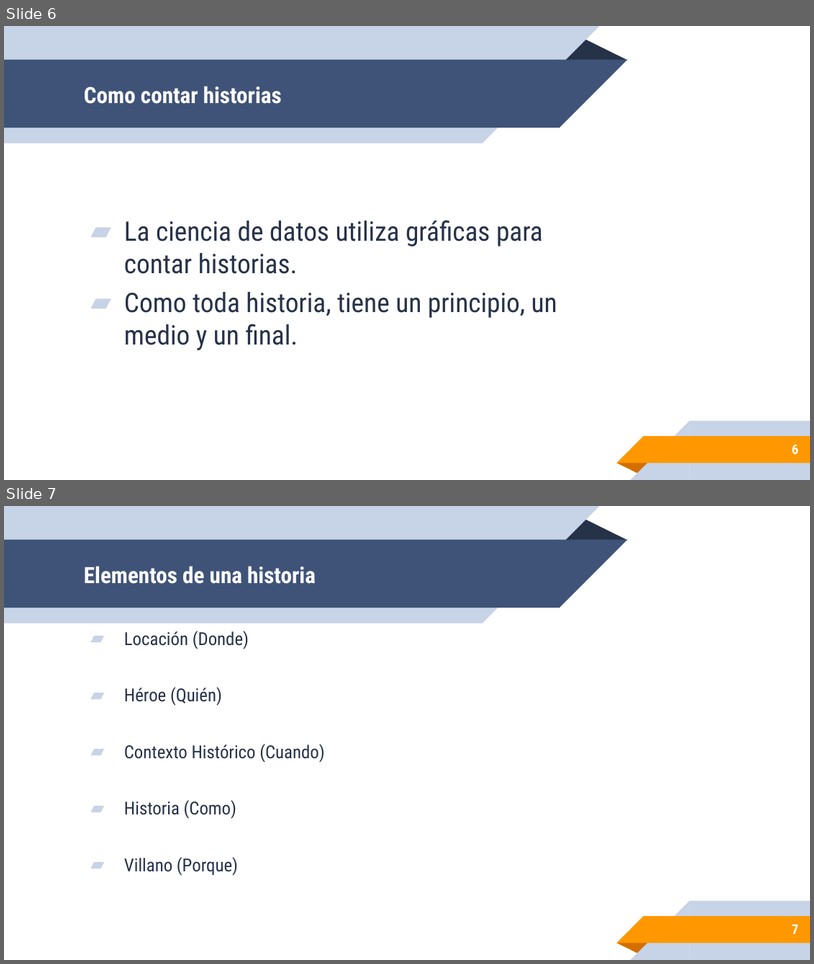
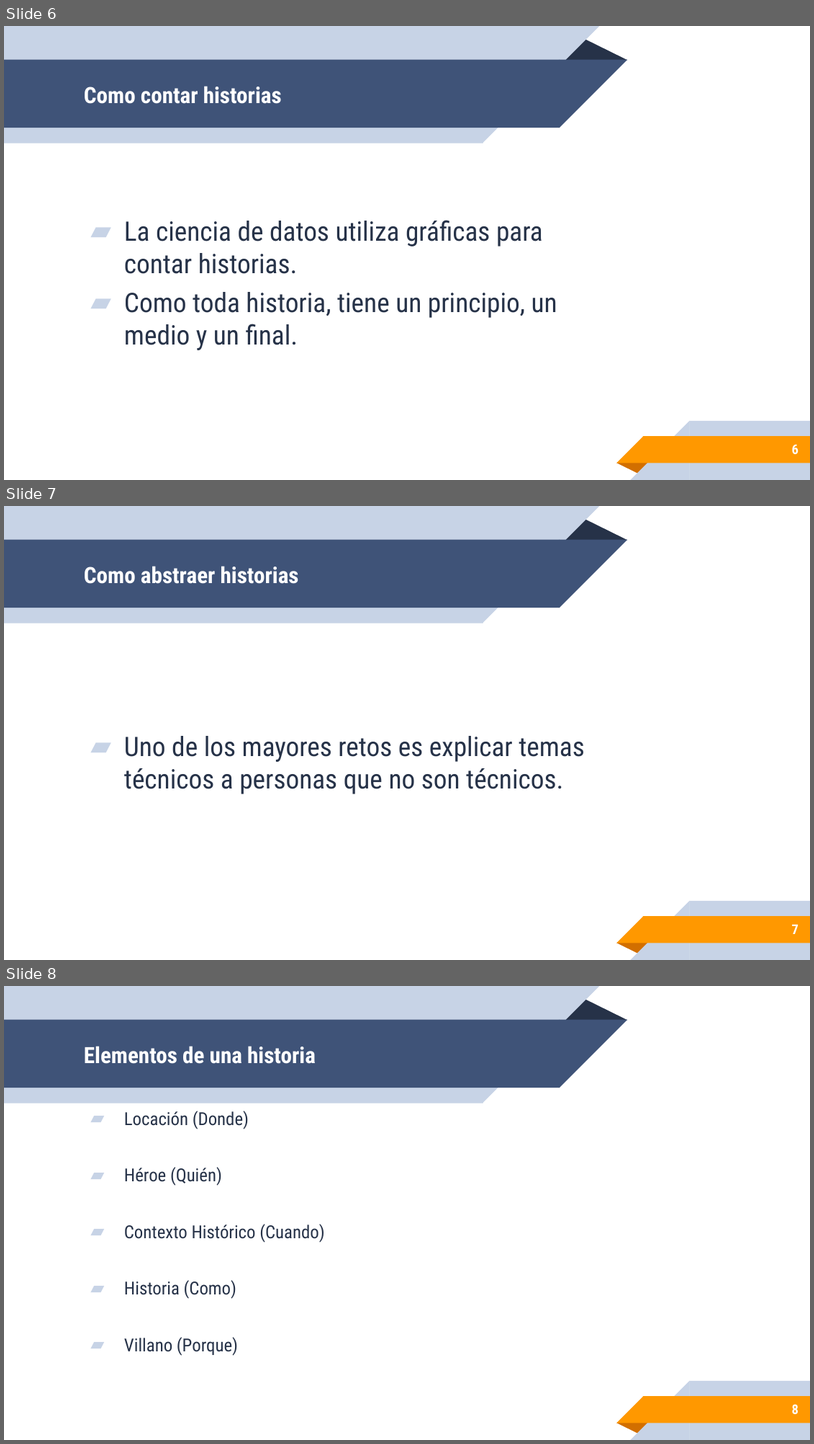
Before and after one commit to leonpalafox/fundamentos_ds_2022, a slide deck: Slides/NarracionHistorias.pptx. Shown one above the other, each under a label of ours: slides 6 and 7 before the commit, slides 6, 7 and 8 after it. The pictures are 814x964 and 814x1444 pixels, drawn with LibreOffice and Linux fonts; fonts in the diff are those of the drawing; background and template pictures are left out. Boxes give left, top, right and bottom in pixels: in the first picture for what was removed or moved away, otherwise in the second. Text is boxed around its words. In the diff, an @@ line names an element or a change of style, - is before the commit and + after.

```diff
--- a/Slides/NarracionHistorias.pptx
+++ b/Slides/NarracionHistorias.pptx
@@ slide 7 added at (4, 506, 810, 960), background #FFFFFF; not listed: 10 template elements that a slide beside it also shows @@
@@ title added at (84, 566, 299, 584), 20 pt, text #FFFFFF, bold @@
+Como abstraer historias
@@ text added at (124, 736, 585, 794), 24 pt, text #263248 @@
+▰ Uno de los mayores retos es explicar temas técnicos a personas que no son técnicos.
@@ page number added at (792, 924, 799, 934), 12 pt, text #FFFFFF, bold @@
+7
@@ what was slide 7 is now slide 8 @@
@@ page number at (792, 1404, 799, 1414): text changed @@
-7
+8
```
Also in this commit, not shown: 3 other files.
